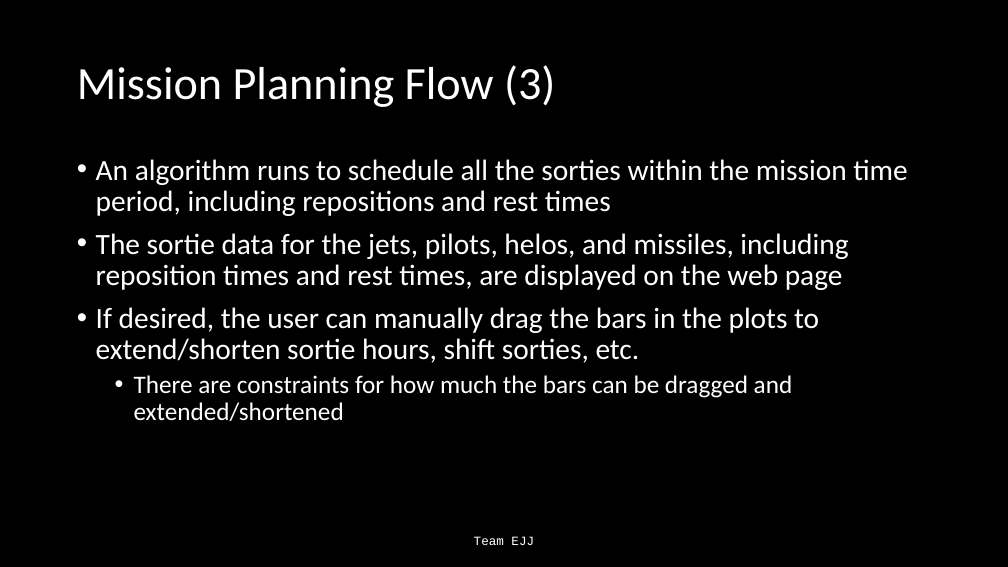
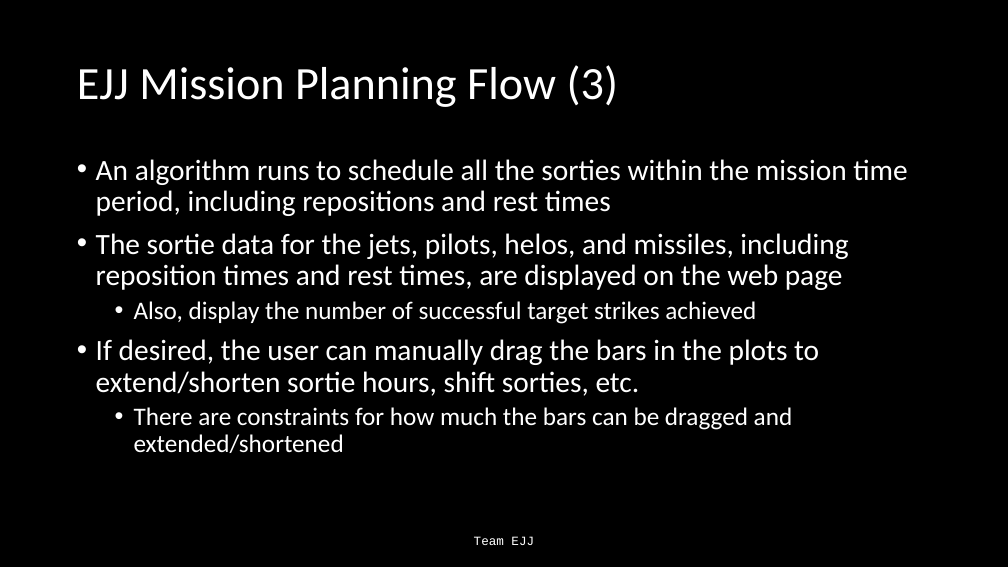
Before and after one commit to Jonathan805/RestrictedPlanning, a slide deck: slide 9 of TeamEJJ.pptx. Drawn at 1008x567 pixels with LibreOffice and Linux fonts; fonts in the diff are those of the drawing. Boxes give left, top, right and bottom in pixels: in the first picture for what was removed or moved away, otherwise in the second. Text is boxed around its words. In the diff, an @@ line names an element or a change of style, - is before the commit and + after.

Commit message:
updated ppt and added in pilot mission flight number constraint

```diff
--- a/TeamEJJ.pptx
+++ b/TeamEJJ.pptx
@@ title at (77,65,618,107): text changed @@
-Mission Planning Flow (3)
+EJJ Mission Planning Flow (3)
@@ text at (134,301,756,324): paragraph added @@
+  • Also, display the number of successful target strikes achieved
```
Also in this commit, not shown: 13 other slides changed, 1 other file.
